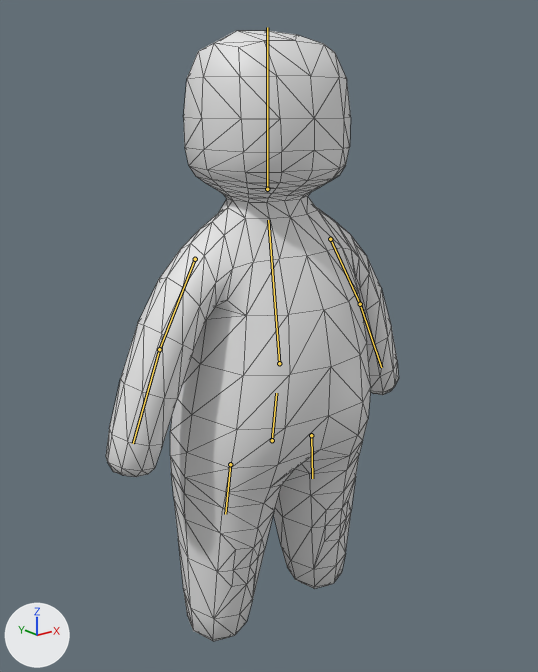
An edit to the glTF model godot/assets/models/base_blob.glb, drawn before and after from the same camera.
The view is the same before and after, from a camera (50 mm lens) standing at (-1.54, -1.93, 1.87) and looking at (-0.07, -0.1, 1.14). Lighting does not change. The marker at lower left points along +X, +Y and +Z. The bones that bend it are drawn over the model as lines. Mesh edges are drawn as thin lines.
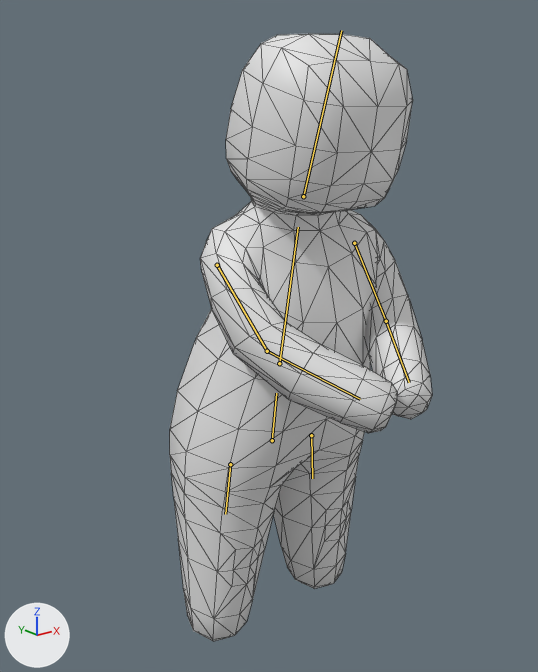
The newer file adds an action. The first version stands in its rest pose; the second is drawn at frame 5 of the action 'Cut'.

Where the change shows, as pixel boxes [x1, y1, x2, y2] in the pictures (538 x 672 px):
'Cube', posed (11% narrower)
    before: [106, 30, 399, 641]
    after: [170, 34, 432, 641]
bone 'Spine', root to tip
    before: (279, 363) to (268, 220)
    after: (279, 363) to (298, 227)
bone 'UpperArm.L', root to tip
    before: (330, 239) to (360, 304)
    after: (354, 243) to (386, 321)
bone 'LowerArm.L', root to tip
    before: (360, 304) to (381, 367)
    after: (386, 321) to (409, 382)
bone 'UpperArm.R', root to tip
    before: (195, 259) to (159, 349)
    after: (217, 265) to (267, 351)
bone 'LowerArm.R', root to tip
    before: (159, 349) to (133, 443)
    after: (267, 351) to (360, 399)

What the commit changed:
Bone 'Spine' (bone_spine) turns from (0, 0, 0) to (18, 0, 0) degrees about its own x, y and z.
Bone 'UpperArm.L' (bone_upperarm_l) turns from (0, 0, 0) to (51, 0, -47) degrees about its own x, y and z.
Bone 'LowerArm.L' (bone_lowerarm_l) turns from (0, 0, 0) to (14, 8, -21) degrees about its own x, y and z.
Bone 'UpperArm.R' (bone_upperarm_r) turns from (0, 0, 0) to (51, 0, 47) degrees about its own x, y and z.
Bone 'LowerArm.R' (bone_lowerarm_r) turns from (0, 0, 0) to (14, -8, 21) degrees about its own x, y and z.
